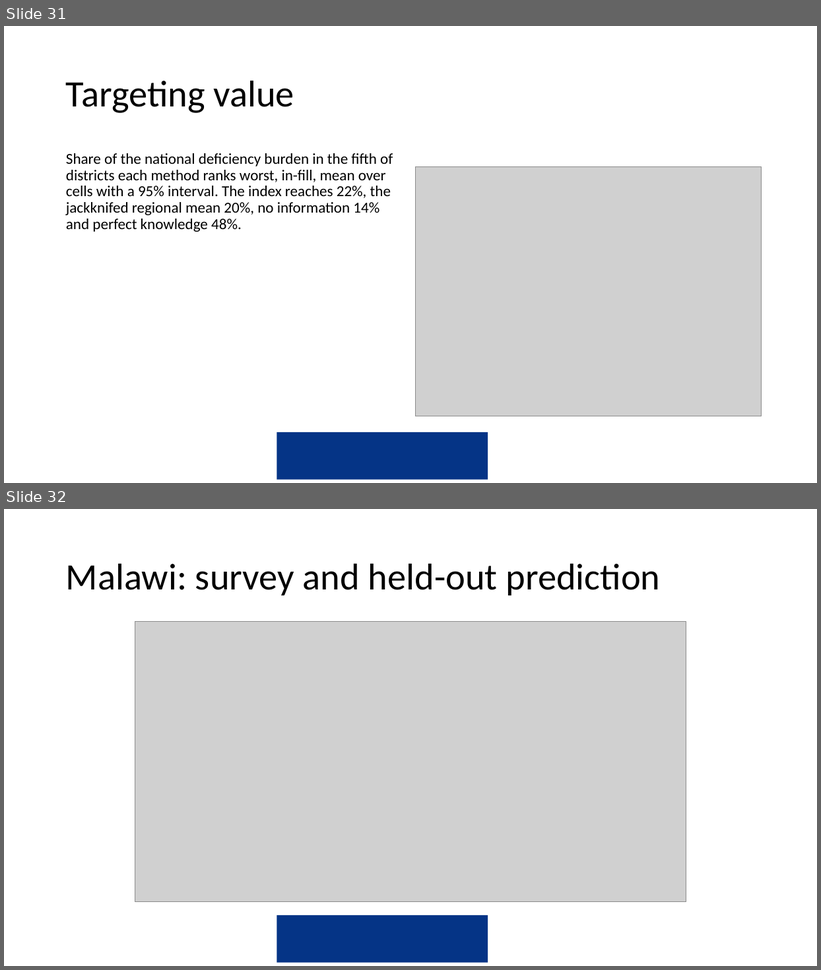
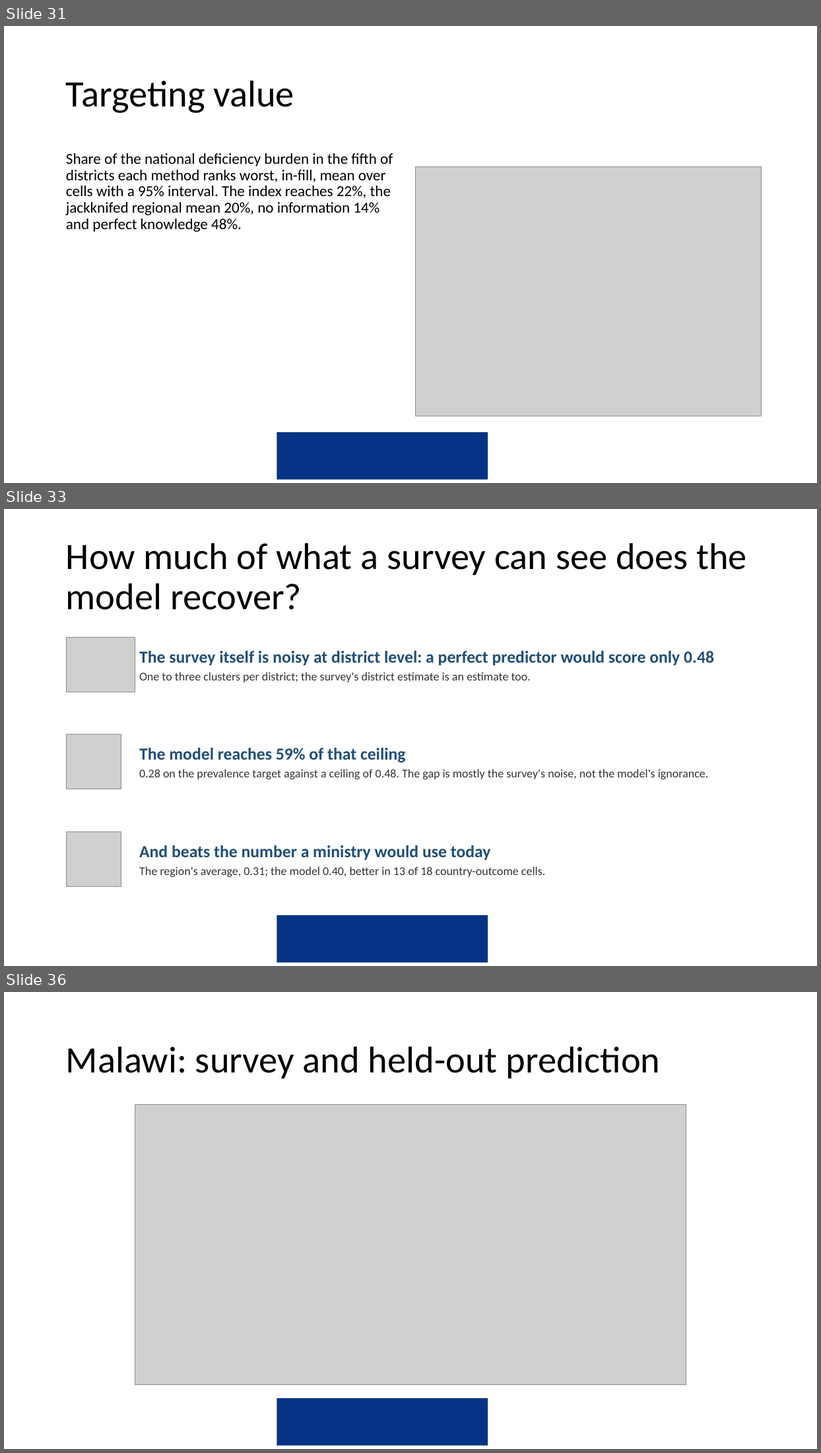
Before and after one commit to amertens/mn-prediction, a slide deck: docs/slides/MN-proxy-full-talk-2026-09.pptx. Shown one above the other, each under a label of ours: slides 31 and 32 before the commit, slides 31, 33 and 36 after it; the slides between them are not shown. The pictures are 821x970 and 821x1453 pixels, drawn with LibreOffice and Linux fonts; fonts in the diff are those of the drawing; grey boxes stand for pictures; background and template pictures are left out. Boxes give left, top, right and bottom in pixels: in the first picture for what was removed or moved away, otherwise in the second. Text is boxed around its words. In the diff, an @@ line names an element or a change of style, - is before the commit and + after.

```diff
--- a/docs/slides/MN-proxy-full-talk-2026-09.pptx
+++ b/docs/slides/MN-proxy-full-talk-2026-09.pptx
@@ slide 33 added at [4, 509, 817, 966], background #FFFFFF; not listed: 1 template element that a slide beside it also shows @@
@@ title added at [66, 543, 747, 610], 44 pt, text #000000 @@
+How much of what a survey can see does the model recover?
@@ picture added at [66, 637, 135, 692] @@
@@ text added at [139, 651, 714, 683], 20 pt, text #1F4E79, bold @@
+The survey itself is noisy at district level: a perfect predictor would score only 0.48
+One to three clusters per district; the survey's district estimate is an estimate too.
@@ picture added at [66, 735, 121, 789] @@
@@ text added at [139, 748, 709, 780], 14 pt, text #333333 @@
+The model reaches 59% of that ceiling
+0.28 on the prevalence target against a ceiling of 0.48. The gap is mostly the survey's noise, not the model's ignorance.
@@ picture added at [66, 832, 121, 887] @@
@@ text added at [139, 846, 545, 877], 14 pt, text #333333 @@
+And beats the number a ministry would use today
+The region's average, 0.31; the model 0.40, better in 13 of 18 country-outcome cells.
@@ what was slide 32 is now slide 36 @@
```
Also in this commit, not shown: 1 slide changed, 3 other slides added, 36 other files.
